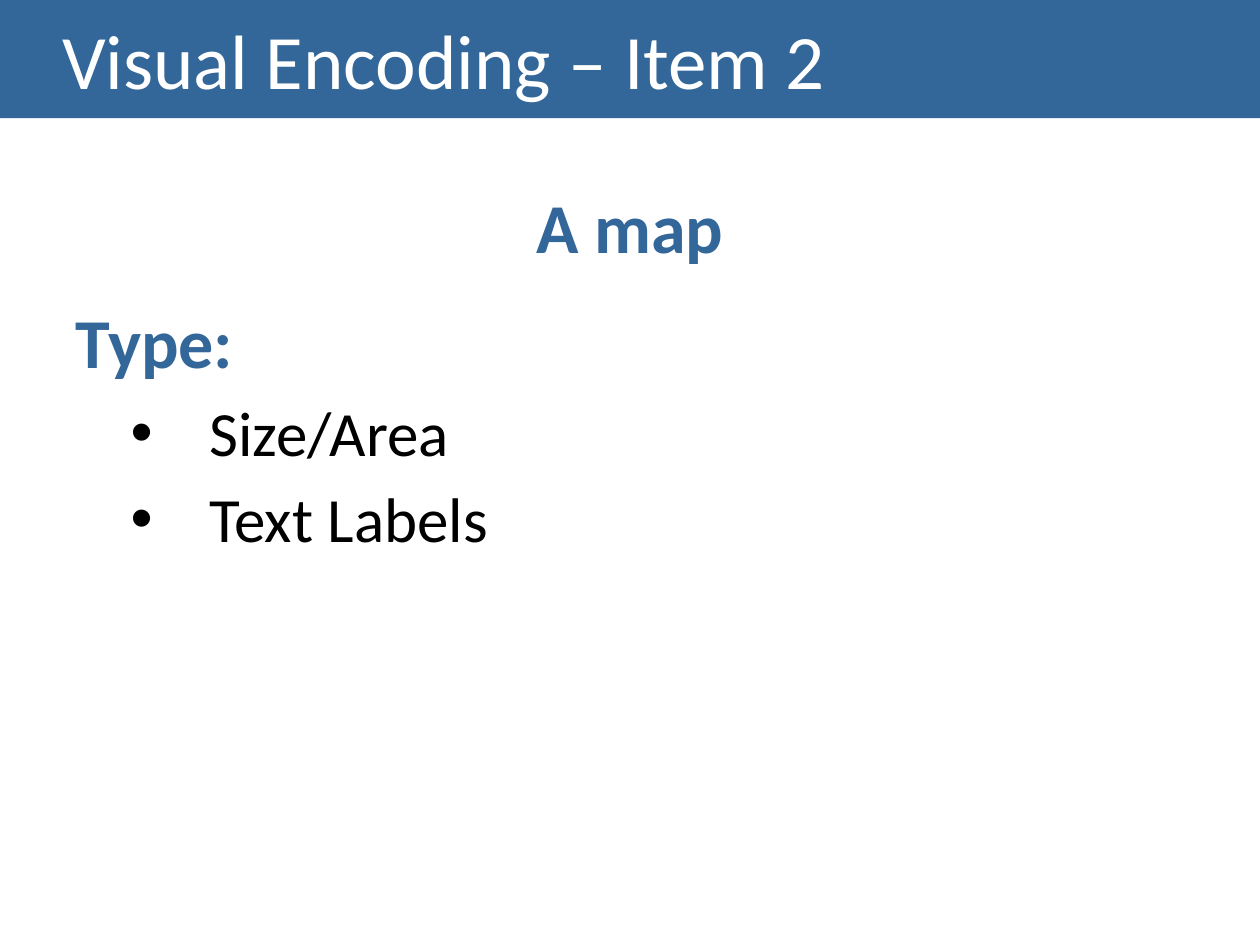
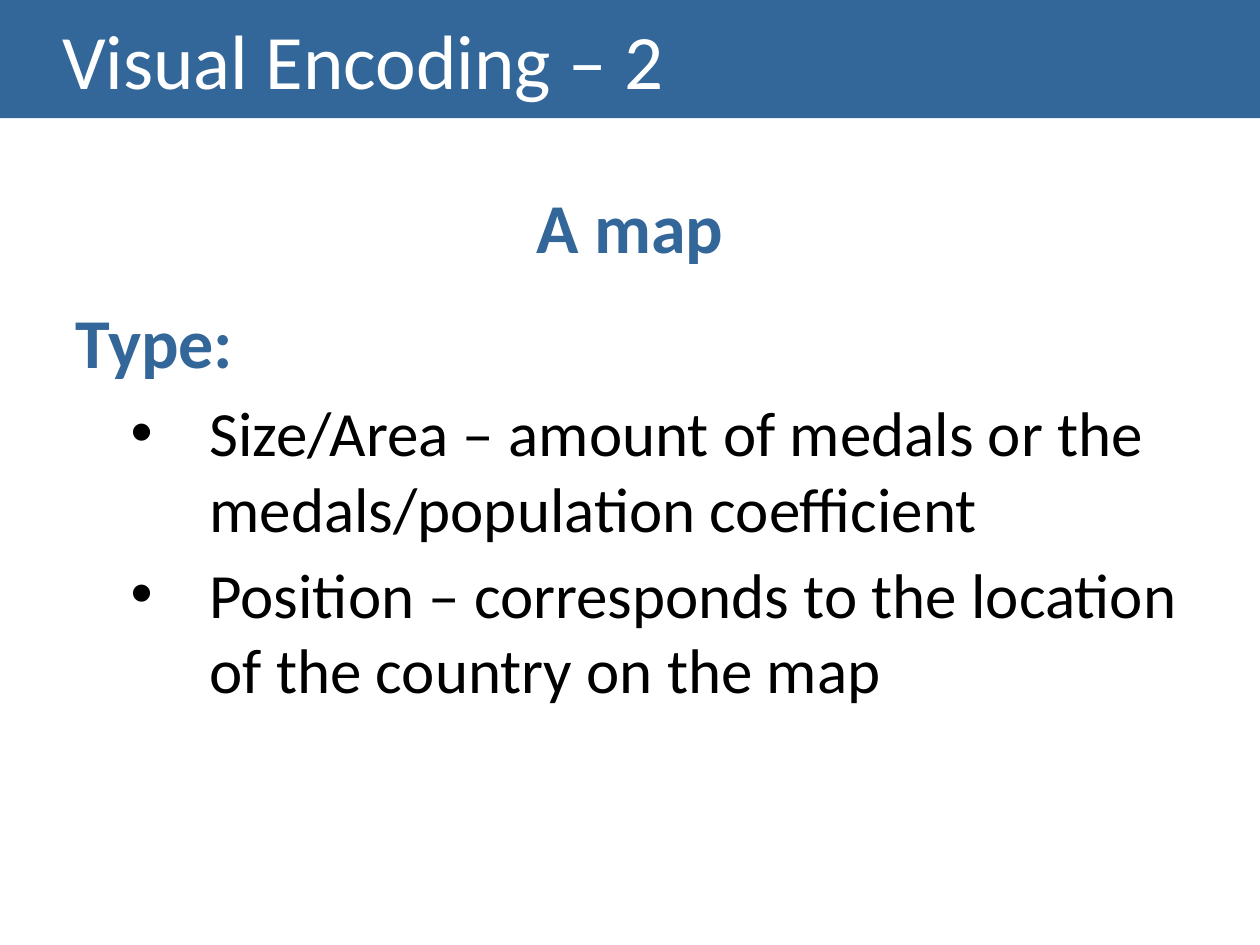
Before and after one commit to carboned4/V_I_2015_1, a slide deck: slide 7 of checkpoint3/G01A - Presentation 3.pptx. Drawn at 1260x945 pixels with LibreOffice and Linux fonts; fonts in the diff are those of the drawing. Boxes give left, top, right and bottom in pixels: in the first picture for what was removed or moved away, otherwise in the second. Text is boxed around its words. In the diff, an @@ line names an element or a change of style, - is before the commit and + after.

```diff
--- a/checkpoint3/G01A - Presentation 3.pptx
+++ b/checkpoint3/G01A - Presentation 3.pptx
@@ title at (x1=62, y1=35, x2=663, y2=103): text changed @@
-Visual Encoding – Item 2
+Visual Encoding – 2
@@ text at (x1=209, y1=412, x2=1176, y2=703): text changed @@
-  • Size/Area
-  • Text Labels
+  • Size/Area – amount of medals or the medals/population coefficient
+  • Position – corresponds to the location of the country on the map
```
Also in this commit, not shown: 10 other slides changed, 2 other files.
